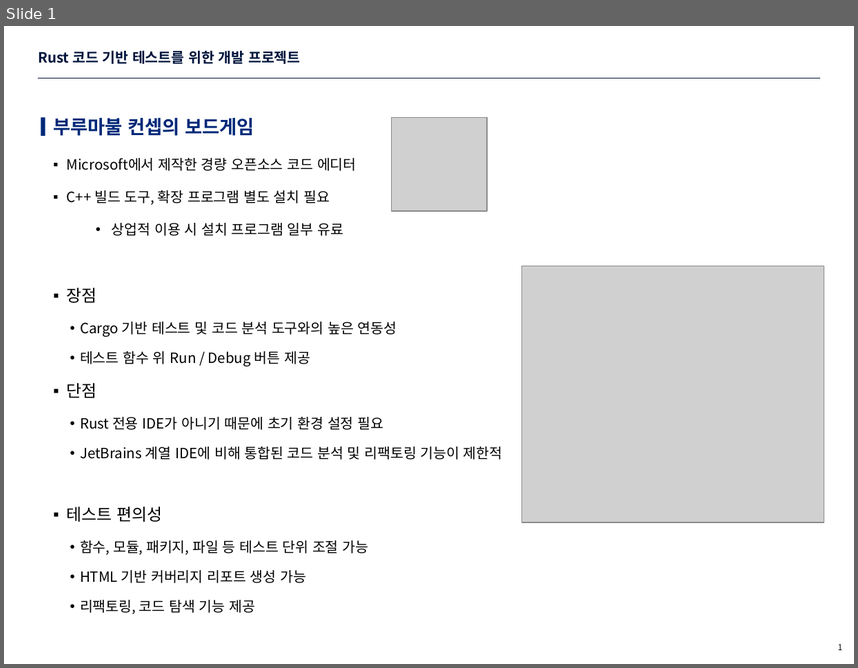
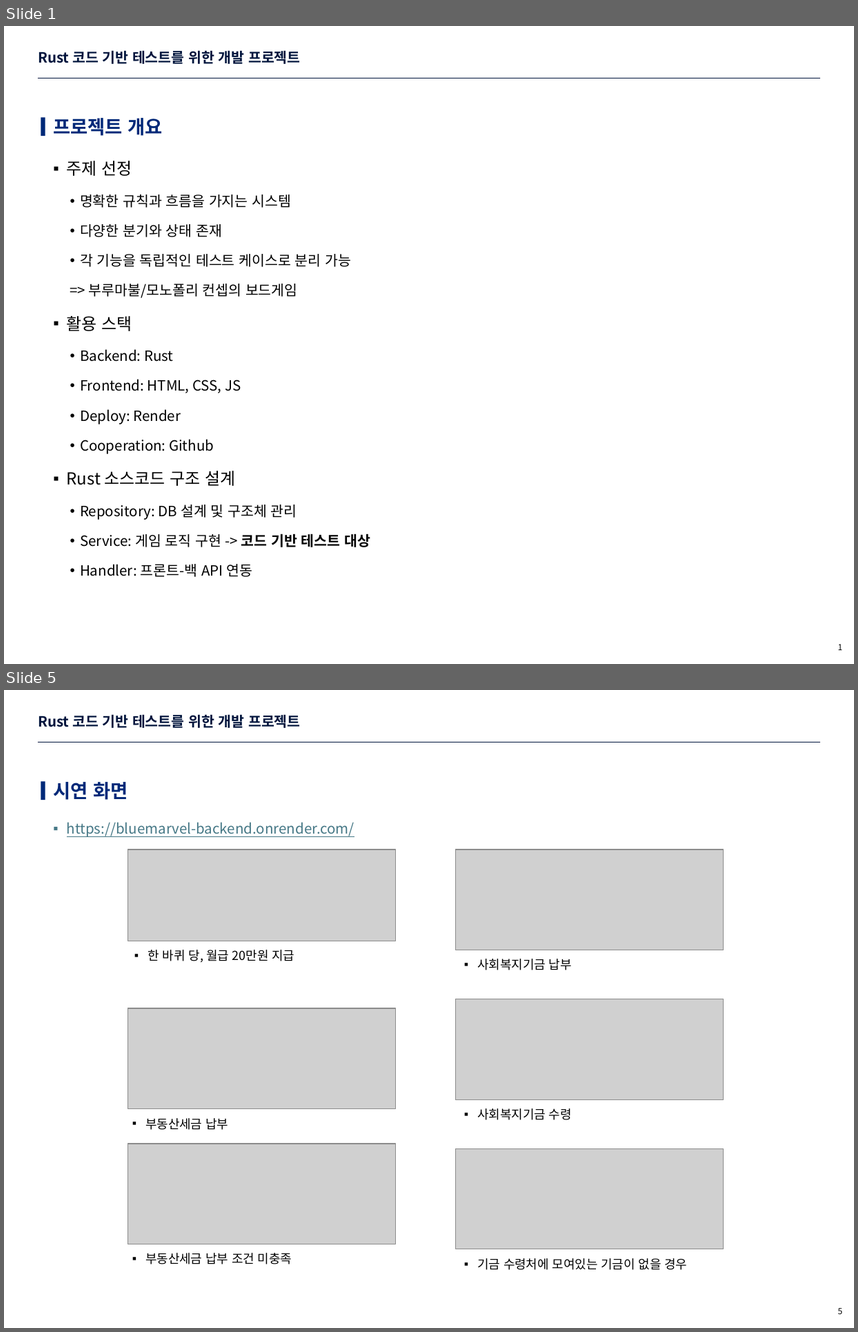
Before and after one commit to eisyxx/sure_rust_project, a slide deck: description/요구사항 명세서.pptx. Shown one above the other, each under a label of ours: slide 1 before the commit, slides 1 and 5 after it; the slides between them are not shown. The pictures are 858x668 and 858x1332 pixels, drawn with LibreOffice and Linux fonts; fonts in the diff are those of the drawing; grey boxes stand for pictures; background and template pictures are left out. Boxes give left, top, right and bottom in pixels: in the first picture for what was removed or moved away, otherwise in the second. Text is boxed around its words. In the diff, an @@ line names an element or a change of style, - is before the commit and + after.

```diff
--- a/description/요구사항 명세서.pptx
+++ b/description/요구사항 명세서.pptx
@@ slide 5 added at [4, 690, 854, 1328], background #FFFFFF; not listed: 1 template element that a slide beside it also shows @@
@@ title added at [38, 714, 300, 728], 12 pt, text #00143C, bold @@
+Rust 코드 기반 테스트를 위한 개발 프로젝트
@@ rectangle added at [41, 782, 45, 800], fill #002878 @@
@@ text added at [53, 782, 128, 800], 16 pt, text #002878, bold @@
+시연 화면
@@ text added at [67, 822, 355, 837], 12 pt, text #467886, underline @@
+  ▪ https://bluemarvel-backend.onrender.com/
@@ picture added at [128, 850, 396, 940] @@
@@ picture added at [456, 850, 724, 950] @@
@@ text added at [148, 949, 295, 963], 10.5 pt, text #000000 @@
+  ▪ 한 바퀴 당, 월급 20만원 지급
@@ text added at [477, 958, 572, 970], 10.5 pt, text #000000 @@
+  ▪ 사회복지기금 납부
@@ picture added at [456, 998, 724, 1099] @@
@@ picture added at [128, 1008, 396, 1108] @@
@@ text added at [145, 1118, 228, 1130], 10.5 pt, text #000000 @@
+  ▪ 부동산세금 납부
@@ text added at [477, 1108, 572, 1120], 10.5 pt, text #000000 @@
+  ▪ 사회복지기금 수령
@@ picture added at [128, 1143, 396, 1243] @@
@@ picture added at [456, 1148, 724, 1248] @@
@@ text added at [145, 1252, 292, 1264], 10.5 pt, text #000000 @@
+  ▪ 부동산세금 납부 조건 미충족
@@ text added at [477, 1258, 688, 1270], 10.5 pt, text #000000 @@
+  ▪ 기금 수령처에 모여있는 기금이 없을 경우
@@ page number added at [838, 1308, 843, 1314], 7 pt, text #000000 @@
+5
@@ slide 1 changed as well @@
@@ text at [53, 118, 162, 136]: text changed @@
-부루마불 컨셉의 보드게임
+프로젝트 개요
@@ picture removed at [392, 118, 488, 212] @@
@@ text "주제 선정" at [67, 161, 370, 577]: vertical alignment top to middle @@
@@ text at [67, 161, 370, 577]: text changed @@
-  ▪ Microsoft에서 제작한 경량 오픈소스 코드 에디터
-  ▪ C++ 빌드 도구, 확장 프로그램 별도 설치 필요
-    • 상업적 이용 시 설치 프로그램 일부 유료
-  ▪ 장점
-    • Cargo 기반 테스트 및 코드 분석 도구와의 높은 연동성
-    • 테스트 함수 위 Run / Debug 버튼 제공
-  ▪ 단점
-    • Rust 전용 IDE가 아니기 때문에 초기 환경 설정 필요
-    • JetBrains 계열 IDE에 비해 통합된 코드 분석 및 리팩토링 기능이 제한적
-  ▪ 테스트 편의성
-    • 함수, 모듈, 패키지, 파일 등 테스트 단위 조절 가능
-    • HTML 기반 커버리지 리포트 생성 가능
-    • 리팩토링, 코드 탐색 기능 제공
+  ▪ 주제 선정
+    • 명확한 규칙과 흐름을 가지는 시스템
+    • 다양한 분기와 상태 존재
+    • 각 기능을 독립적인 테스트 케이스로 분리 가능
+    => 부루마불/모노폴리 컨셉의 보드게임
+  ▪ 활용 스택
+    • Backend: Rust
+    • Frontend: HTML, CSS, JS
+    • Deploy: Render
+    • Cooperation: Github
+  ▪ Rust 소스코드 구조 설계
+    • Repository: DB 설계 및 구조체 관리
+    • Service: 게임 로직 구현 -> 코드 기반 테스트 대상
+    • Handler: 프론트-백 API 연동
@@ picture removed at [522, 265, 824, 522] @@
```
Also in this commit, not shown: 3 other slides added, 3 slides removed, 3 other files.
